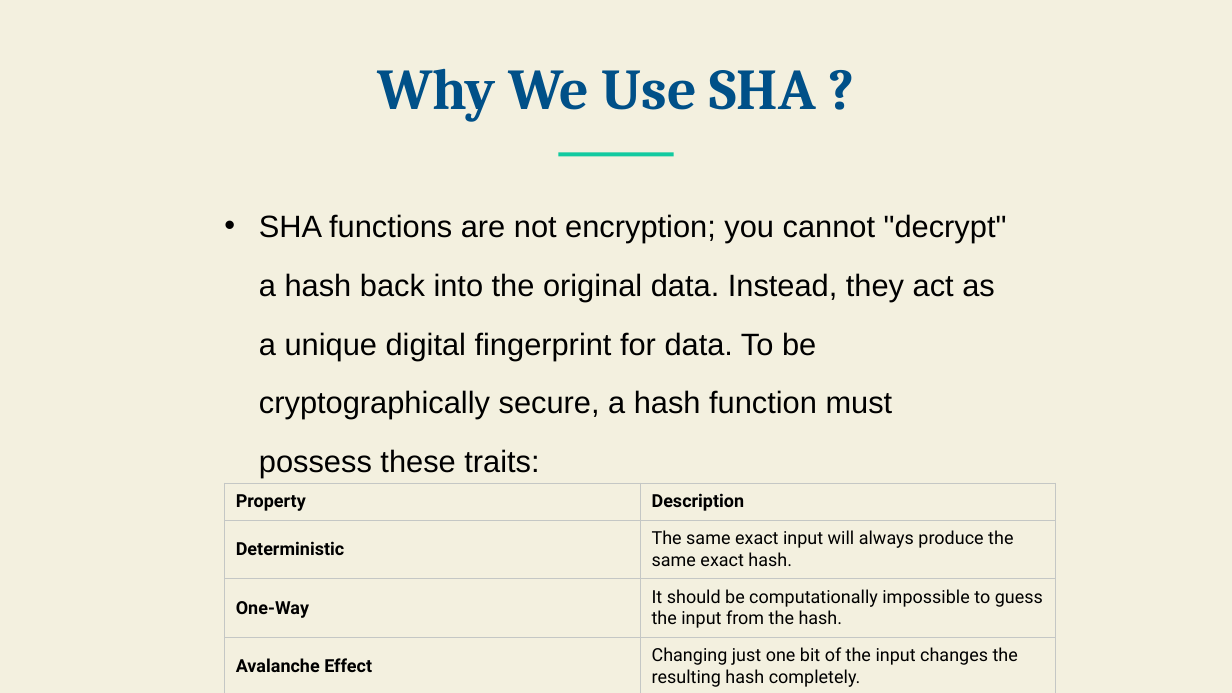
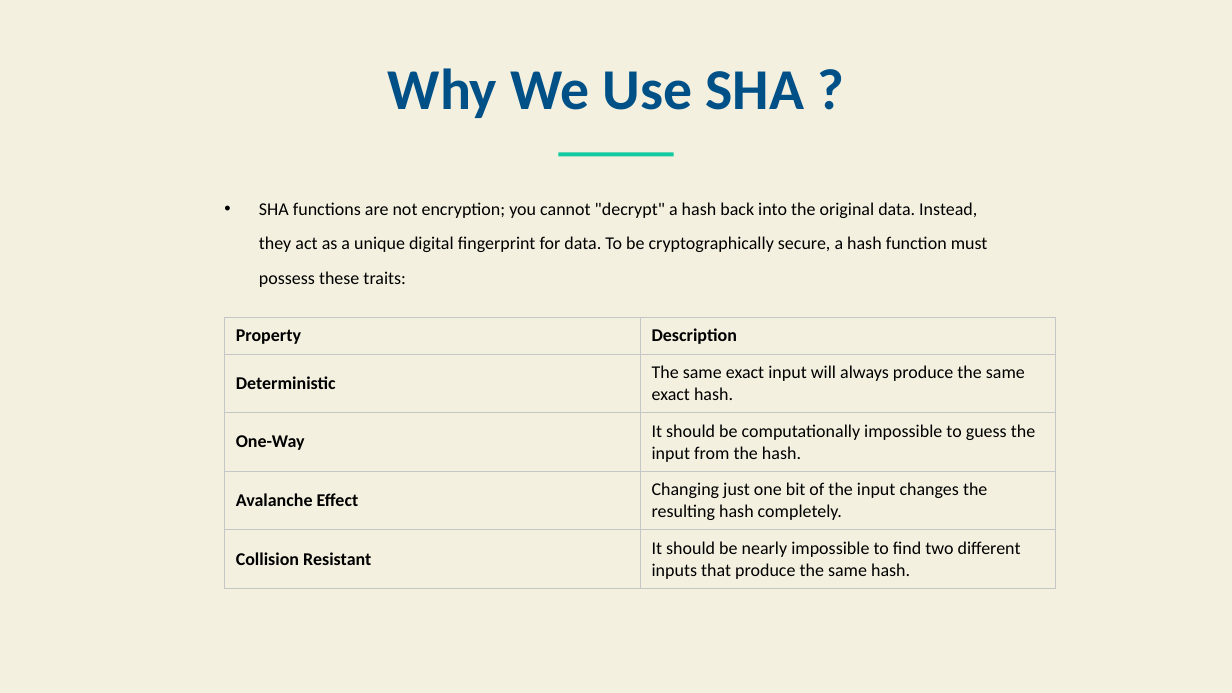
Before and after one commit to anudeep1189/SHA256, a slide deck: slide 4 of Documents/Secure Hash Algorithm (SHA) Overview.pptx. Drawn at 1232x693 pixels with LibreOffice and Linux fonts; fonts in the diff are those of the drawing; background and template pictures are left out. Boxes give left, top, right and bottom in pixels: in the first picture for what was removed or moved away, otherwise in the second. Text is boxed around its words. In the diff, an @@ line names an element or a change of style, - is before the commit and + after.

Commit message:
ppt updated

```diff
--- a/Documents/Secure Hash Algorithm (SHA) Overview.pptx
+++ b/Documents/Secure Hash Algorithm (SHA) Overview.pptx
@@ text "Why We Use SHA ?" at (388, 68, 805, 118): font Cambria to Calibri @@
@@ text "SHA functions are not encryption; ..." at (259, 202, 988, 287): size 24 to 14 pt, font Arial to Calibri @@
@@ table at (225, 317, 1056, 588) @@
@@ font Roboto to Calibri @@
@@ table: place and size @@
-table at (225, 483, 1056, 693)
+table at (225, 317, 1056, 588)
```
Also in this commit, not shown: 6 other slides changed.
